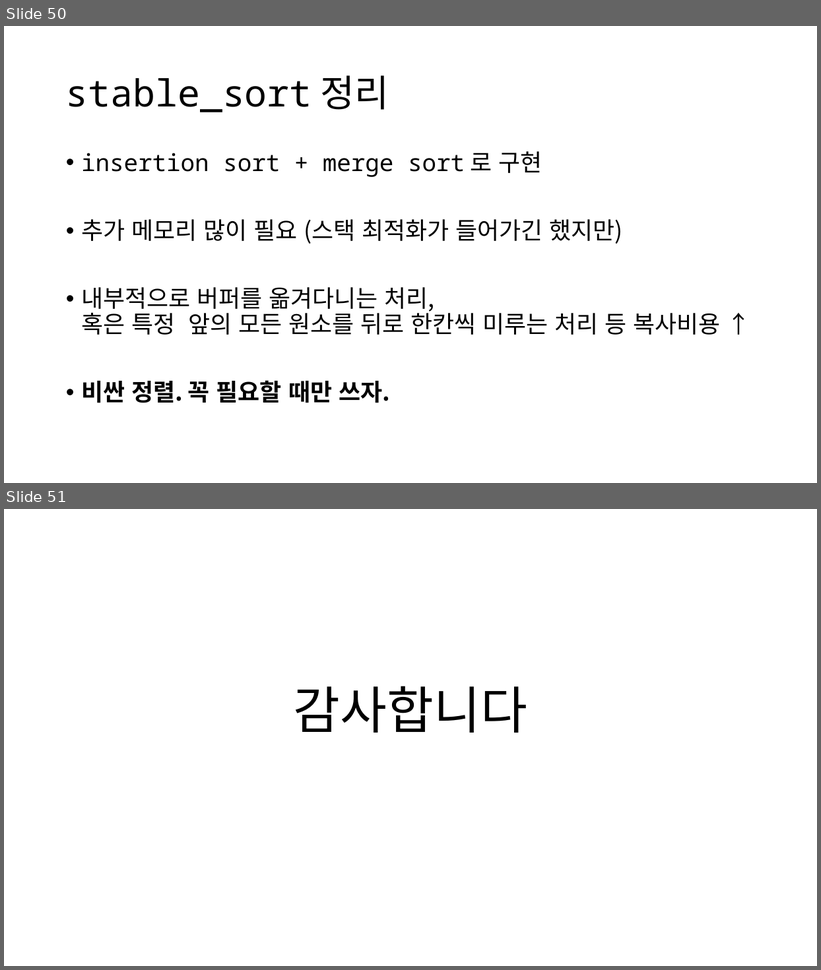
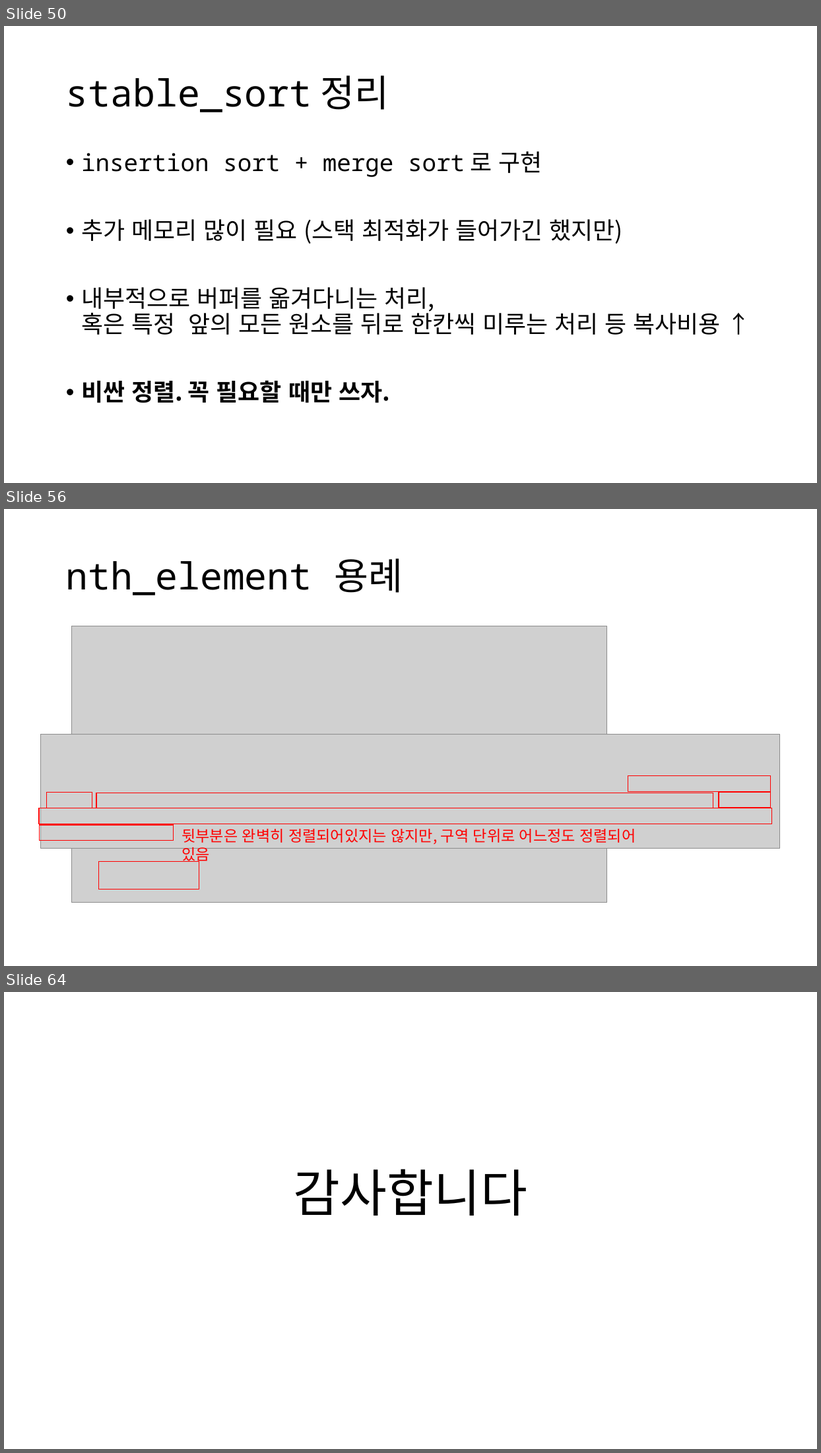
Before and after one commit to OptimizationStudy/Repo2019, a slide deck: opt_study_sorting_operations.pptx. Shown one above the other, each under a label of ours: slides 50 and 51 before the commit, slides 50, 56 and 64 after it; the slides between them are not shown. The pictures are 821x970 and 821x1453 pixels, drawn with LibreOffice and Linux fonts; fonts in the diff are those of the drawing; grey boxes stand for pictures. Boxes give left, top, right and bottom in pixels: in the first picture for what was removed or moved away, otherwise in the second. Text is boxed around its words. In the diff, an @@ line names an element or a change of style, - is before the commit and + after.

Commit message:
add nth_element

```diff
--- a/opt_study_sorting_operations.pptx
+++ b/opt_study_sorting_operations.pptx
@@ slide 56 added at [4,509,817,966], background #FFFFFF @@
@@ title added at [66,559,403,595], 44 pt, text #000000 @@
+nth_element 용례
@@ picture added at [72,626,607,903] @@
@@ picture added at [41,735,781,849] @@
@@ rectangle added at [628,776,771,792], outline #FF0000 1 pt @@
@@ rectangle added at [47,793,92,809], outline #FF0000 1 pt @@
@@ rectangle added at [96,793,714,809], outline #FF0000 1 pt @@
@@ rectangle added at [719,793,771,808], outline #FF0000 1 pt @@
@@ rectangle added at [39,809,772,824], outline #FF0000 1 pt @@
@@ rectangle added at [40,825,174,840], outline #FF0000 1 pt @@
@@ text added at [182,829,636,844], 18 pt, text #FF0000 @@
+뒷부분은 완벽히 정렬되어있지는 않지만, 구역 단위로 어느정도 정렬되어 있음
@@ text added at [404,832,444,849], 18 pt, text #FF0000 @@
+3 출력
@@ rectangle added at [98,862,199,890], outline #FF0000 1 pt @@
@@ what was slide 51 is now slide 64 @@
```
Also in this commit, not shown: 12 other slides added.
